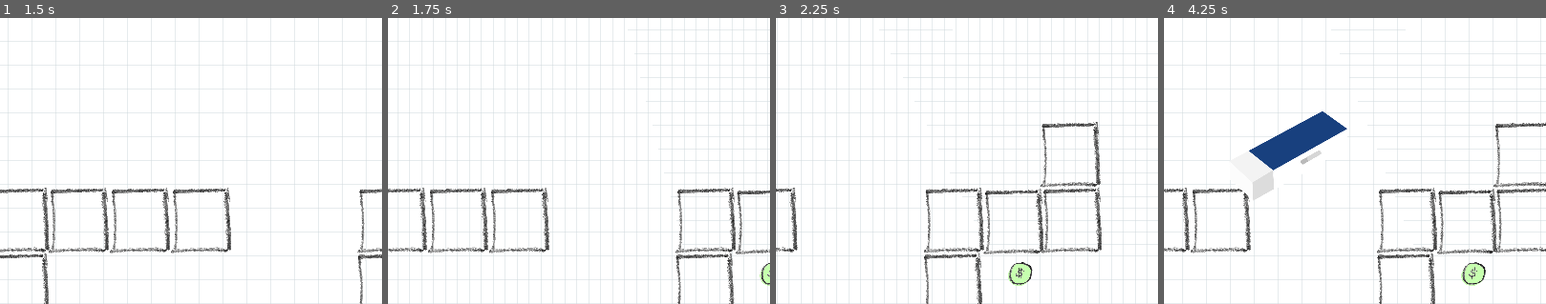
Above: before the commit, frames 1-4 (left to right).
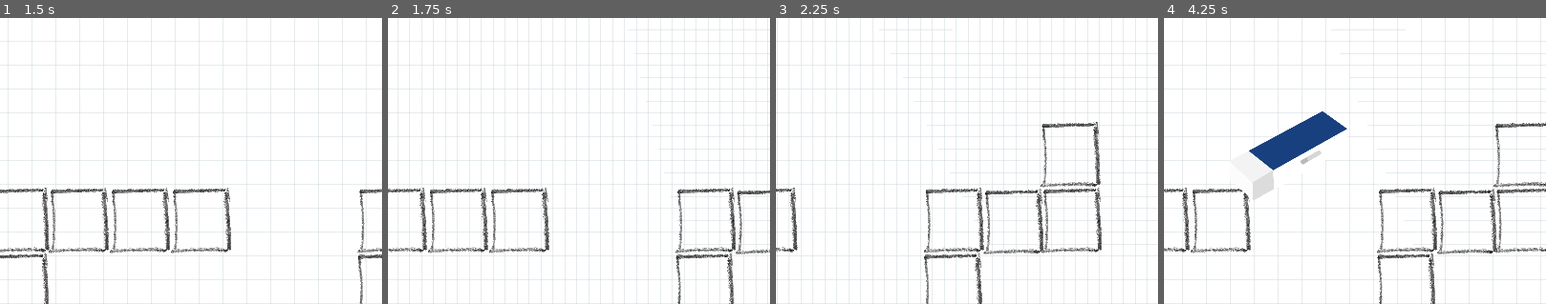
Above: after the commit, the same moments.

Repository: EmilePerron/godot-wild-jam-78
Game: Godot game, scene res://main-menu.tscn
The game is run twice, just before and just after one commit, with the same random seed, the same clock (stepped at 60 frames per second) and the same inputs.
Inputs (mouse positions are % of the whole screen's width and height, from its top left):
- Up to frame 1 (1.5 s): click "Play" at 0.5 s; tap Enter (ui_accept) at 1.25 s; move the mouse to (69, 63) at 1.27 s; click (69, 63) at 1.42 s
- Up to frame 2 (1.75 s): tap Enter (ui_accept) at 1.52 s
- Up to frame 3 (2.25 s): move the mouse to (30, 55) at 2.02 s; click (30, 55) at 2.17 s
- Up to frame 4 (4.25 s): tap Enter (ui_accept) at 2.27 s; click "Try again" at 2.75 s; move the mouse to (60, 28) at 3.52 s; click (60, 28) at 3.67 s
The pictures show only the part of the screen within x 50-100%, y 0-50%; the shares and areas given below are measured in that part.

Frame 1 is identical in both runs. In frame 2, 0.2% of the frame differs, in the area x 97-100%, y 85-94%; in frame 3, 0.4%; in frame 4, 0.4%, in the area x 77-85%, y 85-94%.

Commit message:
update level 5

Diff:
--- a/game/game_scene.tscn
+++ b/game/game_scene.tscn
@@ -110,6 +110,7 @@
 
 [node name="Player" type="CharacterBody2D" parent="."]
 z_index = 1
+floor_max_angle = 1.309
 script = ExtResource("1_g2ulq")
 
 [node name="Stick" type="Sprite2D" parent="Player"]
--- a/levels/level_05.tscn
+++ b/levels/level_05.tscn
@@ -1,8 +1,9 @@
-[gd_scene load_steps=9 format=3 uid="uid://gcj52w6mmu7c"]
+[gd_scene load_steps=10 format=3 uid="uid://gcj52w6mmu7c"]
 
 [ext_resource type="Script" path="res://game/level.gd" id="1_so6fr"]
 [ext_resource type="Texture2D" uid="uid://dfg08e31v64vb" path="res://assets/images/cell.svg" id="2_q4ssr"]
 [ext_resource type="PackedScene" uid="uid://dyvakus2uhyay" path="res://game/block.tscn" id="3_0wbhp"]
+[ext_resource type="Script" path="res://game/rotator.gd" id="4_e10w2"]
 [ext_resource type="PackedScene" uid="uid://br6g6ah8hgvd0" path="res://game/obstacle.tscn" id="4_rxs68"]
 [ext_resource type="PackedScene" uid="uid://bgomyojoa86d7" path="res://game/coin.tscn" id="5_1oitm"]
 [ext_resource type="Script" path="res://game/victory_area_collision_shape.gd" id="6_ab37i"]
@@ -148,23 +149,63 @@
 [node name="Block28" parent="Blocks" instance=ExtResource("3_0wbhp")]
 position = Vector2(2097, -40)
 
-[node name="Block31" parent="Blocks" instance=ExtResource("3_0wbhp")]
-position = Vector2(2487, -44)
-
 [node name="Block29" parent="Blocks" instance=ExtResource("3_0wbhp")]
 position = Vector2(2097, -130)
 
 [node name="Block30" parent="Blocks" instance=ExtResource("3_0wbhp")]
 position = Vector2(2017, -214)
 
+[node name="Rotator" type="Node2D" parent="Blocks"]
+position = Vector2(2852, -350)
+script = ExtResource("4_e10w2")
+
+[node name="Block38" parent="Blocks/Rotator" instance=ExtResource("3_0wbhp")]
+position = Vector2(-247, 4)
+
+[node name="Block39" parent="Blocks/Rotator" instance=ExtResource("3_0wbhp")]
+position = Vector2(-167, 2)
+
+[node name="Block40" parent="Blocks/Rotator" instance=ExtResource("3_0wbhp")]
+position = Vector2(-83, 2)
+
+[node name="Block41" parent="Blocks/Rotator" instance=ExtResource("3_0wbhp")]
+position = Vector2(1, 2)
+
+[node name="Block42" parent="Blocks/Rotator" instance=ExtResource("3_0wbhp")]
+position = Vector2(83, 2)
+
+[node name="Block43" parent="Blocks/Rotator" instance=ExtResource("3_0wbhp")]
+position = Vector2(163, 0)
+
+[node name="Block44" parent="Blocks/Rotator" instance=ExtResource("3_0wbhp")]
+position = Vector2(247, 0)
+
+[node name="Block45" parent="Blocks/Rotator" instance=ExtResource("3_0wbhp")]
+position = Vector2(331, 0)
+
 [node name="Obstacles" type="Node2D" parent="."]
 
 [node name="Obstacle" parent="Obstacles" instance=ExtResource("4_rxs68")]
 position = Vector2(1983, -776)
 
+[node name="Obstacle2" parent="Obstacles" instance=ExtResource("4_rxs68")]
+position = Vector2(2751, -446)
+
+[node name="Obstacle3" parent="Obstacles" instance=ExtResource("4_rxs68")]
+position = Vector2(2449, -56)
+
 [node name="Obstacle13" parent="." instance=ExtResource("4_rxs68")]
 position = Vector2(3385, -70)
 
+[node name="Obstacle16" parent="." instance=ExtResource("4_rxs68")]
+position = Vector2(3517, -224)
+
+[node name="Obstacle17" parent="." instance=ExtResource("4_rxs68")]
+position = Vector2(3773, -232)
+
+[node name="Obstacle18" parent="." instance=ExtResource("4_rxs68")]
+position = Vector2(4055, -236)
+
 [node name="Obstacle14" parent="." instance=ExtResource("4_rxs68")]
 position = Vector2(3656, -70)
 
@@ -174,10 +215,10 @@
 [node name="Coins" type="Node2D" parent="."]
 
 [node name="Coin" parent="Coins" instance=ExtResource("5_1oitm")]
-position = Vector2(1238, -233)
+position = Vector2(1486, -127)
 
 [node name="Coin2" parent="Coins" instance=ExtResource("5_1oitm")]
-position = Vector2(3113, -142)
+position = Vector2(2955, -568)
 
 [node name="Coin3" parent="Coins" instance=ExtResource("5_1oitm")]
 position = Vector2(2099, -214)
